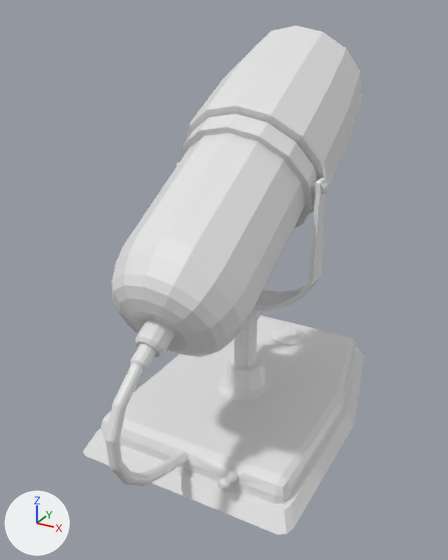
The FBX model Assets/Models/Mikrofon.fbx, before and after one commit.
Camera for both pictures: a camera (50 mm lens) standing at (0.422, -0.849, 0.676) and looking at (-0.01, -0.064, 0.284). Lighting does not change. The marker at lower left points along +X, +Y and +Z. The picture after the commit comes second. Where no turn or scale is listed for an object, it has been applied to the vertices.

Objects in the first picture: 'Mikrofon'.
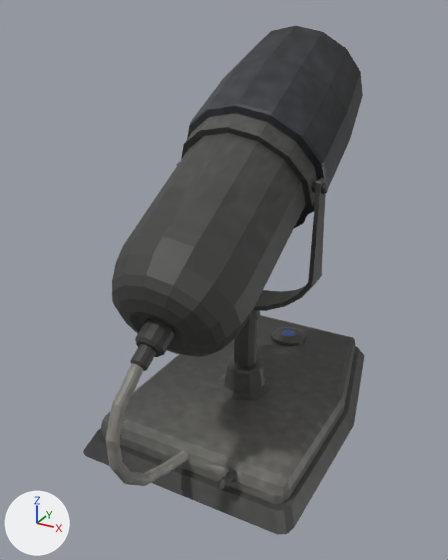
The newer file is also turned or shifted as a whole; pictures and numbers use the older file's frame.

Boxes (x1, y1, x2, y2) around the edits, measured in the pictures (448 x 560 px):
'Mikrofon', surface changed (white to grey)
    both: (83, 26, 365, 535)

What the commit changed:
Picture 'mic_texture.png' (img_mic_texture_png) is new.
In material 'mikrofon' (mat_mikrofon), base_color is no longer (0.8, 0.8, 0.8), white #e7e7e7.
In material 'mikrofon' (mat_mikrofon), roughness goes from 0.4 to 0.5.
In material 'mikrofon' (mat_mikrofon), texture is now set to img_mic_texture_png, with its transparency.
